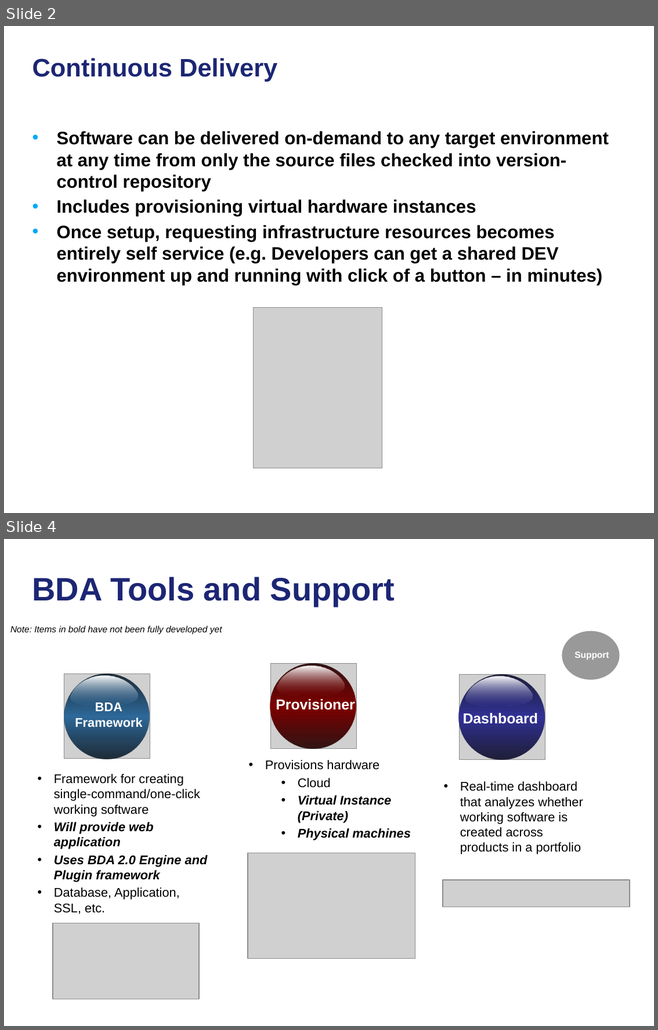
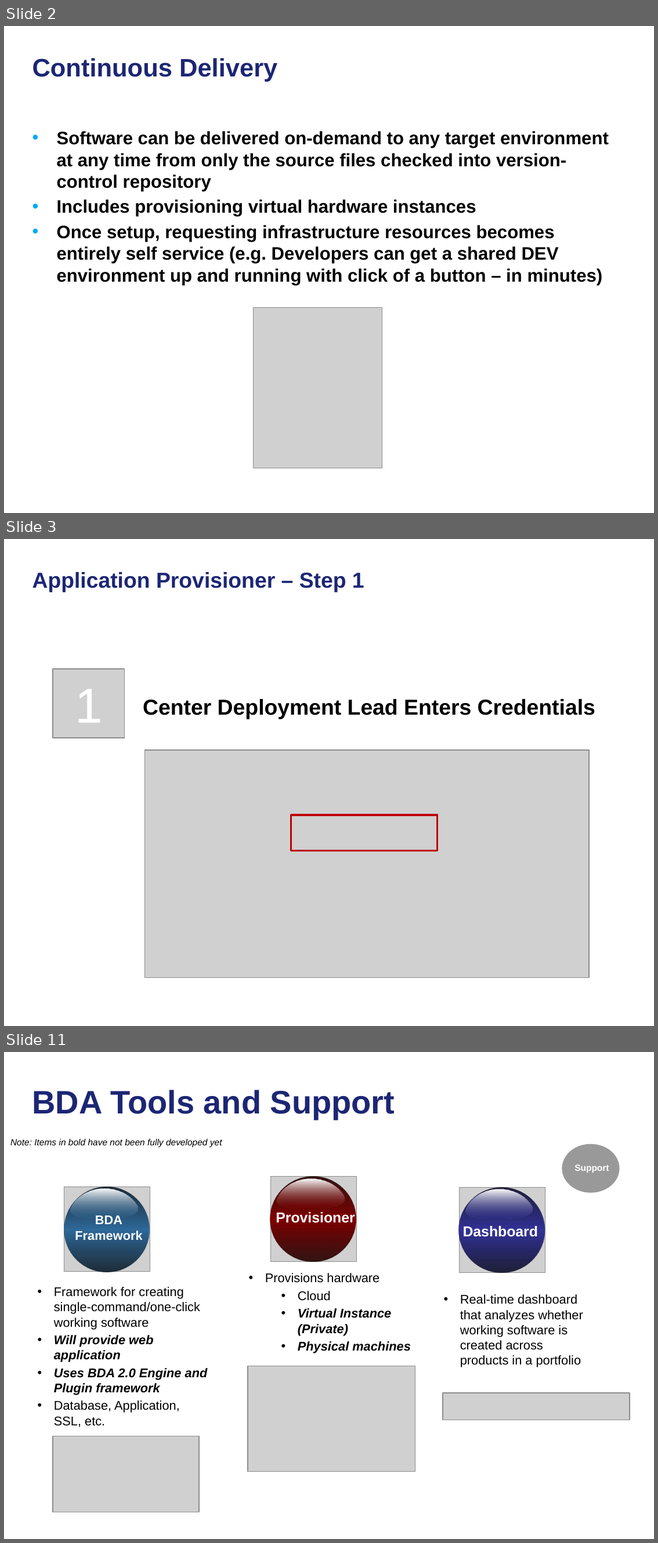
Before and after one commit to NCIP/automation, a slide deck: docs/continuous-delivery-caehr.pptx. Shown one above the other, each under a label of ours: slides 2 and 4 before the commit, slides 2, 3 and 11 after it; the slides between them are not shown. The pictures are 658x1030 and 658x1543 pixels, drawn with LibreOffice and Linux fonts; fonts in the diff are those of the drawing; grey boxes stand for pictures; background and template pictures are left out. Boxes give left, top, right and bottom in pixels: in the first picture for what was removed or moved away, otherwise in the second. Text is boxed around its words. In the diff, an @@ line names an element or a change of style, - is before the commit and + after.

```diff
--- a/docs/continuous-delivery-caehr.pptx
+++ b/docs/continuous-delivery-caehr.pptx
@@ slide 3 added at (4,539,654,1026), background picture (left out) @@
@@ title added at (32,572,364,592), 24 pt, text #1C2674, bold @@
+Application Provisioner – Step 1
@@ picture added at (53,669,124,738) @@
@@ text added at (75,689,102,722), 54 pt, text #FFFFFF @@
+1
@@ text added at (143,699,595,719), 24 pt, text #000000, bold @@
+Center Deployment Lead Enters Credentials
@@ picture added at (145,750,589,978) @@
@@ rectangle added at (291,815,437,851), outline #C00000 2 pt @@
@@ what was slide 4 is now slide 11 @@
```
Also in this commit, not shown: 2 slides changed, 5 other slides added, 1 slide removed.
